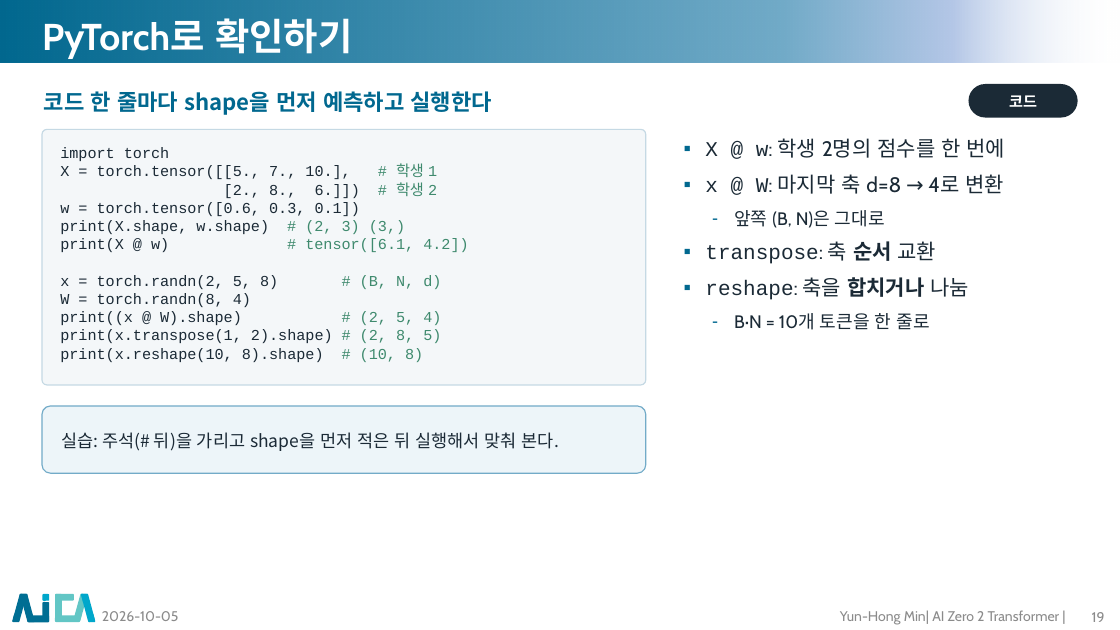
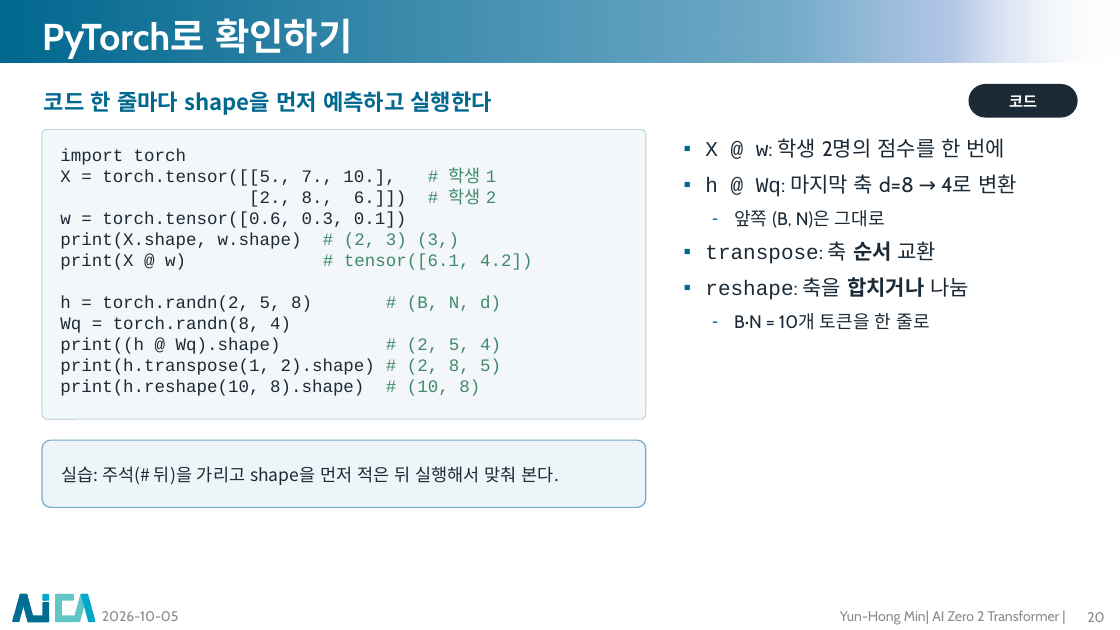
Before and after one commit to myunhh/AI-Zero-2-Transformers, a slide deck: slide 20 of lectures/week01_tensor_and_learning.pptx (slide 19 before the commit). Drawn at 1120x630 pixels with LibreOffice and Linux fonts; fonts in the diff are those of the drawing; background and template pictures are left out. Boxes give left, top, right and bottom in pixels: in the first picture for what was removed or moved away, otherwise in the second. Text is boxed around its words. In the diff, an @@ line names an element or a change of style, - is before the commit and + after.

```diff
--- a/lectures/week01_tensor_and_learning.pptx
+++ b/lectures/week01_tensor_and_learning.pptx
@@ rounded rectangle: place and size @@
-rounded rectangle at [42,129,646,385]
+rounded rectangle at [42,129,646,419]
@@ rounded rectangle at [42,129,646,419]: proportions changed @@
@@ text at [60,148,532,270]: size 13 to 15 pt in "import torch", "X = torch.tensor([[5., 7., 10.], # 학생 ...", "[2., 8., 6.]]) # 학생 2", "w = torch.tensor([0.6, 0.3, 0.1])" and 2 more places @@
@@ text at [705,174,1017,197]: text changed @@
-▪ x @ W: 마지막 축 d=8 → 4로 변환
+▪ h @ Wq: 마지막 축 d=8 → 4로 변환
@@ text at [60,295,501,396]: text changed; size 13 to 15 pt @@
-x = torch.randn(2, 5, 8) # (B, N, d)
-W = torch.randn(8, 4)
-print((x @ W).shape) # (2, 5, 4)
-print(x.transpose(1, 2).shape) # (2, 8, 5)
-print(x.reshape(10, 8).shape) # (10, 8)
+h = torch.randn(2, 5, 8) # (B, N, d)
+Wq = torch.randn(8, 4)
+print((h @ Wq).shape) # (2, 5, 4)
+print(h.transpose(1, 2).shape) # (2, 8, 5)
+print(h.reshape(10, 8).shape) # (10, 8)
@@ rounded rectangle "실습: 주석(# 뒤)을 가리고 shape을 ...": place and size @@
-rounded rectangle "실습: 주석(# 뒤)을 가리고 shape을 ..." at [42,406,646,473]
+rounded rectangle "실습: 주석(# 뒤)을 가리고 shape을 ..." at [42,440,646,507]
@@ page number at [1087,612,1104,622]: text changed @@
-19
+20
```
Also in this commit, not shown: 31 other slides changed, 10 other files.
